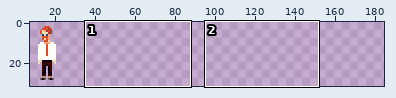
One commit to this sprite sheet: Assets/Art/Trader_NPC/npc_stand_1.png. The picture above shows the old version from afar; the outline marks the close-up.
Close-up. Earlier state:
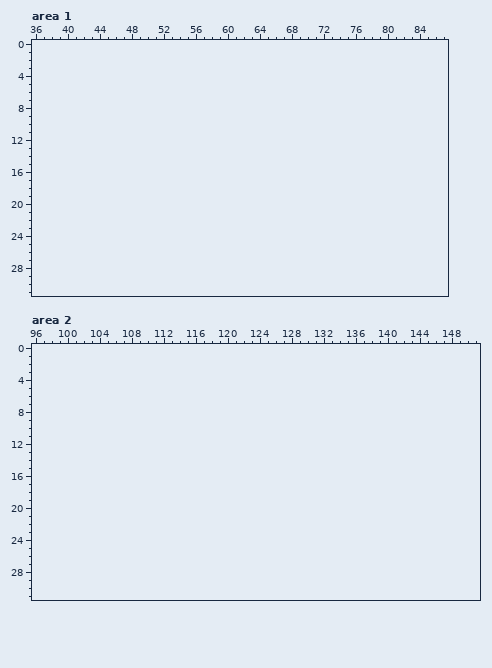
The file is 32x32 pixels. Shown: area 1: x 36..87, y 0..31; area 2: x 96..151, y 0..31. The old version is drawn lined up with the new one, on the new canvas. The wide view leaves out empty margins. The commit also changed other parts of the picture, which this record leaves out.
Once edited:
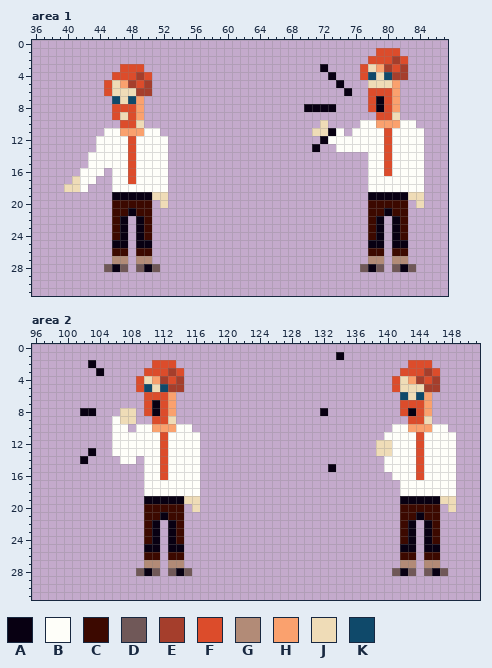
Palette (. is transparent): A #080012  B #fefef9  C #3c0900  D #705858  E #a53e2c  F #dc4c2b  G #b28b77  H #faa16e  J #efdcb7  K #0f496a
Edits made:
canvas 32x32 -> 192x32
Changed rows in their new state; - is an unchanged pixel.
Area 1:
first column x 40:
 1 ---------------------------------------FFF---
 2 --------------------------------------FFFEF--
 3 -------FFF----------------------A----FJHEFE--
 4 ------FFFEF----------------------A---FKJKEE--
 5 -----FJHEFE-----------------------A---JJJH---
 6 -----FJJJEE------------------------A--FFFH---
 7 ------KJKH----------------------------FAFH---
 8 ------FFFH--------------------AAAA----FAFH---
 9 ------FJFH-----------------------------FFJ---
10 -------FFJ----------------------J----BBHHHBB-
11 -----BBHHHBB-------------------JJAB-BBBBFBBBB
12 ----BBBBFBBBB-------------------ABBBBBBBFBBBB
13 ----BBBBFBBBB------------------A--BBBBBBFBBBB
14 ---BBBBBFBBBB-------------------------BBFBBBB
15 ---BBBBBFBBBB-------------------------BBFBBBB
16 --BBB-BBFBBBB-------------------------BBFBBBB
17 -JBB--BBFBBBB-------------------------BBBBBBB
18 JJB---BBBBBBB-------------------------BBBBBBB
19 ------AAAAAJJ-------------------------AAAAAJJ
20 ------CCCCC-J-------------------------CCCCC-J
21 ------CCACC---------------------------CCACC--
22 ------CA-AC---------------------------CA-AC--
23 ------CA-AC---------------------------CA-AC--
24 ------CA-AC---------------------------CA-AC--
25 ------AA-AA---------------------------AA-AA--
26 ------CC-CC---------------------------CC-CC--
27 ------GG-GG---------------------------GG-GG--
28 -----DAD-DAD-------------------------DAD-DAD-
Area 2:
first column x 102:
 1 --------------------------------A--------------
 2 -A-------FFF-----------------------------FFF---
 3 --A-----FFFEF---------------------------FFFEF--
 4 -------FJHEFE--------------------------FJHEFE--
 5 -------FKJKEE--------------------------FJJJEE--
 6 --------FFFH----------------------------KJKH---
 7 --------FAFH----------------------------FFFH---
 8 AA---JJ-FAFH------------------A---------FAFH---
 9 ----BJJ--FFJ-----------------------------FFJ---
10 ----BB-BBHHHBB-------------------------BBHHHBB-
11 ----BBBBBBFBBBB-----------------------BBBBFBBBB
12 ----BBBBBBFBBBB----------------------JJBBBFBBBB
13 -A--BBBBBBFBBBB----------------------JJBBBFBBBB
14 A----BB-BBFBBBB-----------------------BBBBFBBBB
15 --------BBFBBBB----------------A------BBBBFBBBB
16 --------BBFBBBB------------------------BBBFBBBB
17 --------BBBBBBB-------------------------BBBBBBB
18 --------BBBBBBB-------------------------BBBBBBB
19 --------AAAAAJJ-------------------------AAAAAJJ
20 --------CCCCC-J-------------------------CCCCC-J
21 --------CCACC---------------------------CCACC--
22 --------CA-AC---------------------------CA-AC--
23 --------CA-AC---------------------------CA-AC--
24 --------CA-AC---------------------------CA-AC--
25 --------AA-AA---------------------------AA-AA--
26 --------CC-CC---------------------------CC-CC--
27 --------GG-GG---------------------------GG-GG--
28 -------DAD-DAD-------------------------DAD-DAD-
